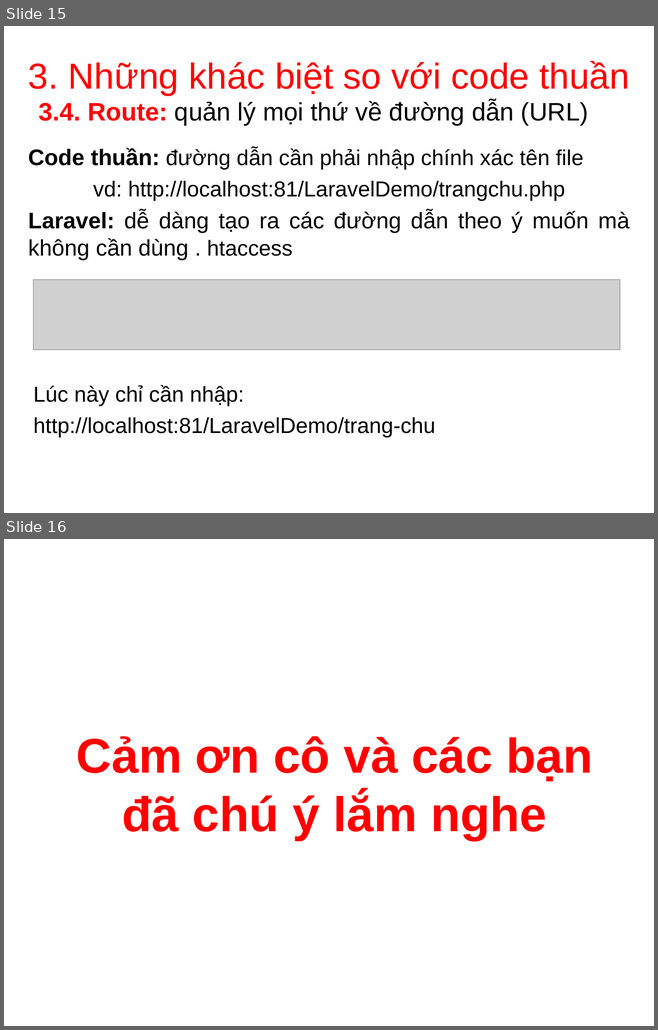
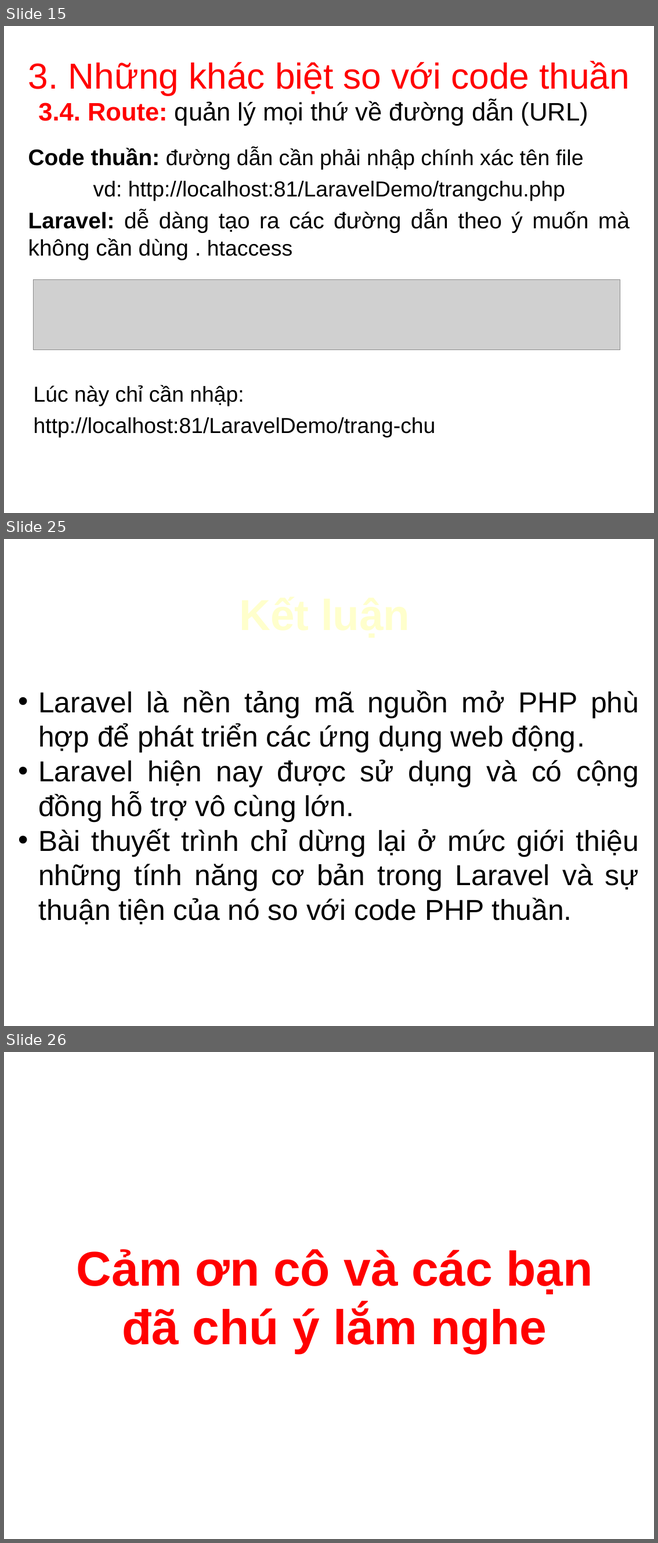
Before and after one commit to buckblack/CNPM_Nhom4_ca1, a slide deck: cnpm_laravel.ppt. Shown one above the other, each under a label of ours: slides 15 and 16 before the commit, slides 15, 25 and 26 after it; the slides between them are not shown. The pictures are 658x1030 and 658x1543 pixels, drawn with LibreOffice and Linux fonts; fonts in the diff are those of the drawing; grey boxes stand for pictures; background and template pictures are left out. Boxes give left, top, right and bottom in pixels: in the first picture for what was removed or moved away, otherwise in the second. Text is boxed around its words. In the diff, an @@ line names an element or a change of style, - is before the commit and + after.

Commit message:
laravel

```diff
--- a/cnpm_laravel.ppt
+++ b/cnpm_laravel.ppt
@@ slide 25 added at [4, 539, 654, 1026], background picture (left out) @@
@@ title added at [32, 578, 616, 647], 48 pt, text #FFFFCC, bold @@
+Kết luận
@@ text added at [38, 690, 639, 925], 32 pt, text #000000 @@
+• Laravel là nền tảng mã nguồn mở PHP phù hợp để phát triển các ứng dụng web động.
+• Laravel hiện nay được sử dụng và có cộng đồng hỗ trợ vô cùng lớn.
+• Bài thuyết trình chỉ dừng lại ở mức giới thiệu những tính năng cơ bản trong Laravel và sự thuận tiện của nó so với code PHP thuần.
@@ what was slide 16 is now slide 26 @@
```
Also in this commit, not shown: 9 other slides added.
